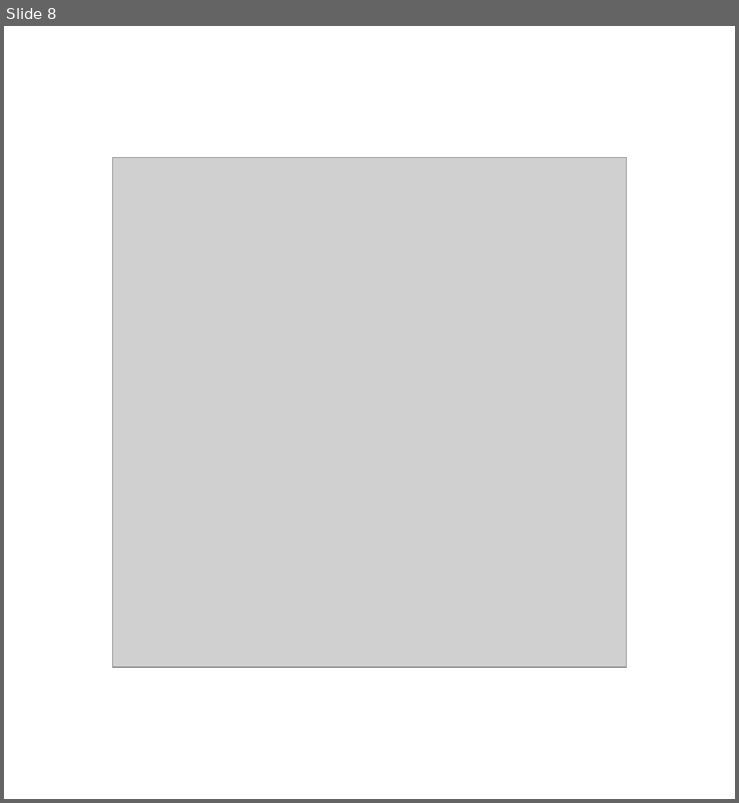
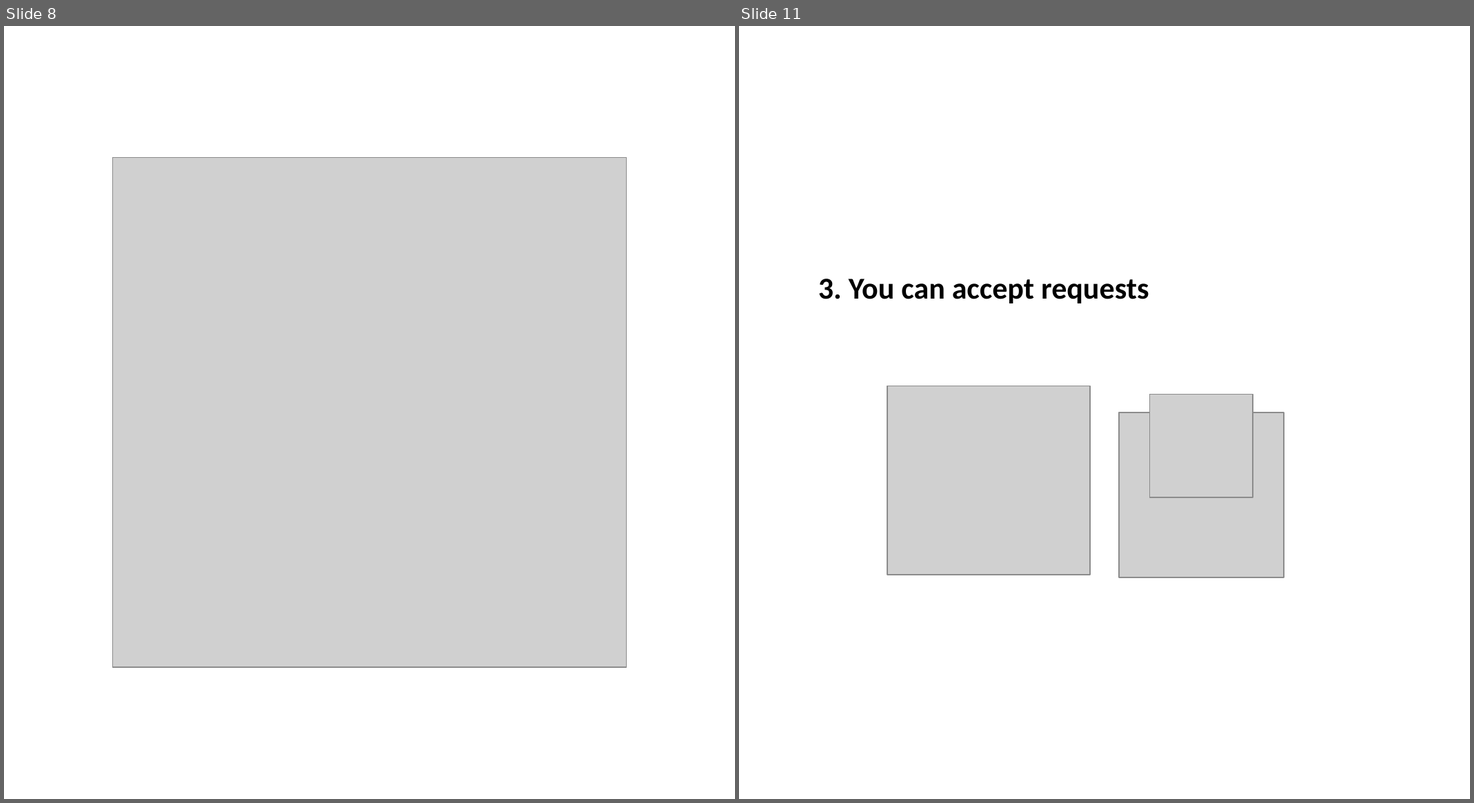
Before and after one commit to teamCairo/convas, a slide deck: zz_document/project_Parfait/XX_conceptUI.pptx. Shown side by side, each under a label of ours: slide 8 before the commit, slides 8 and 11 after it; the slides between them are not shown. The pictures are 739x803 and 1474x803 pixels, drawn with LibreOffice and Linux fonts; fonts in the diff are those of the drawing; grey boxes stand for pictures. Boxes give left, top, right and bottom in pixels: in the first picture for what was removed or moved away, otherwise in the second. Text is boxed around its words. In the diff, an @@ line names an element or a change of style, - is before the commit and + after.

```diff
--- a/zz_document/project_Parfait/XX_conceptUI.pptx
+++ b/zz_document/project_Parfait/XX_conceptUI.pptx
@@ slide 11 added at <box>739,26,1470,799</box>, background #FFFFFF @@
@@ rectangle added at <box>808,227,1410,345</box>, fill #FFFFFF, outline #FFFFFF 1 pt, 21.2 pt, text #000000, bold @@
+3. You can accept requests
@@ picture added at <box>887,385,1090,574</box> @@
@@ picture added at <box>1150,394,1253,497</box> @@
@@ picture added at <box>1119,412,1284,577</box> @@
```
Also in this commit, not shown: 5 other slides added, 32 other files.
